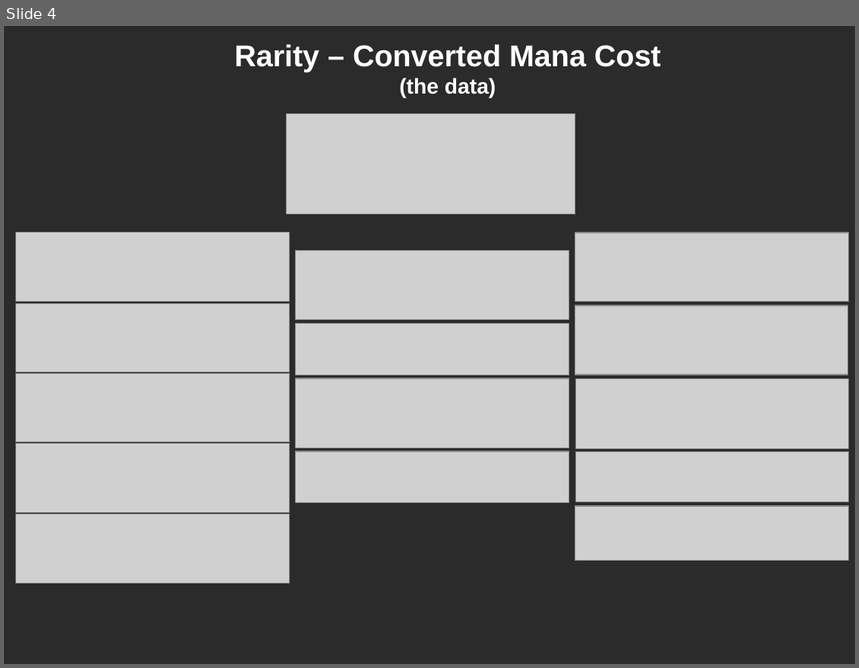
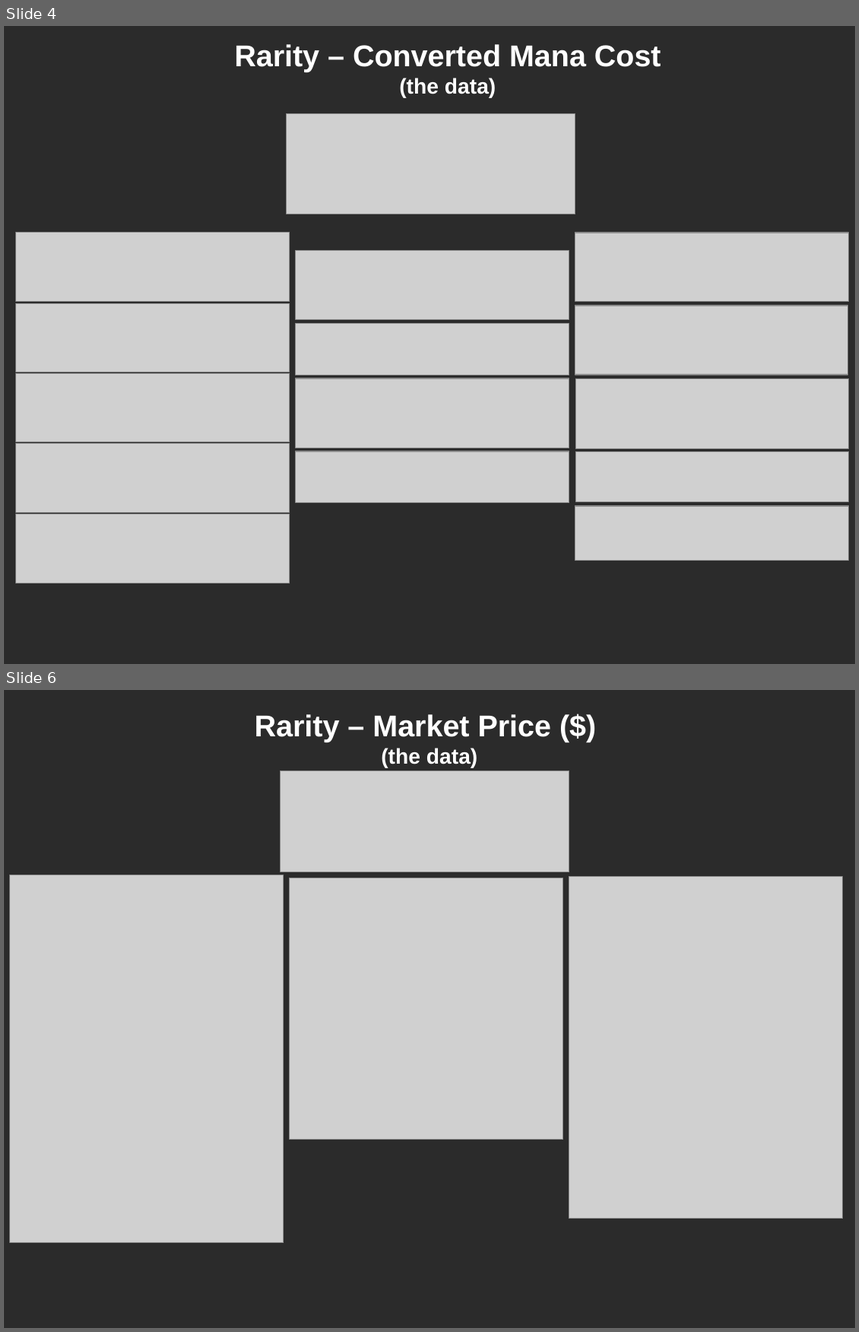
Before and after one commit to Spiros07/mtg_ml_models, a slide deck: presentation.odp. Shown one above the other, each under a label of ours: slide 4 before the commit, slides 4 and 6 after it; the slides between them are not shown. The pictures are 859x668 and 859x1332 pixels, drawn with LibreOffice and Linux fonts; fonts in the diff are those of the drawing; grey boxes stand for pictures; background and template pictures are left out; a plain dark background stands for a picture behind light text. Boxes give left, top, right and bottom in pixels: in the first picture for what was removed or moved away, otherwise in the second. Text is boxed around its words. In the diff, an @@ line names an element or a change of style, - is before the commit and + after.

Commit message:
split data in presentation

```diff
--- a/presentation.odp
+++ b/presentation.odp
@@ slide 6 added at [4, 690, 855, 1328], background picture (left out) @@
@@ text added at [255, 714, 551, 768], 28 pt, text #FFFFFF, bold @@
+Rarity – Market Price ($)
+(the data)
@@ picture added at [281, 771, 569, 872] @@
@@ picture added at [10, 875, 284, 1243] @@
@@ picture added at [290, 878, 563, 1141] @@
@@ picture added at [569, 877, 843, 1219] @@
```
Also in this commit, not shown: 1 slide changed, 1 other slide added, 1 slide removed, 1 other file.
